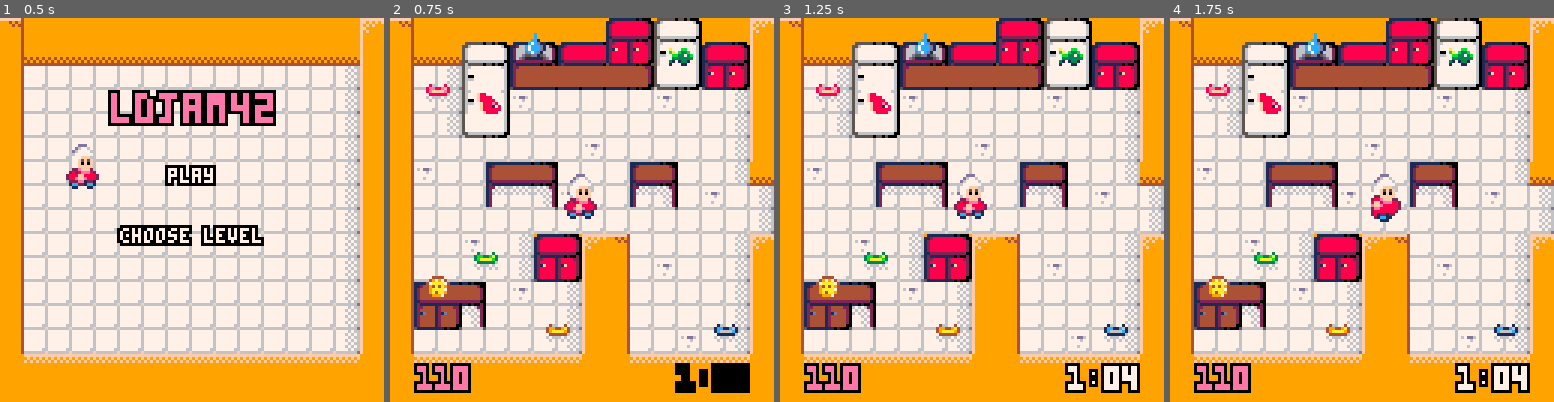
Above: before the commit, frames 1-4 (left to right).
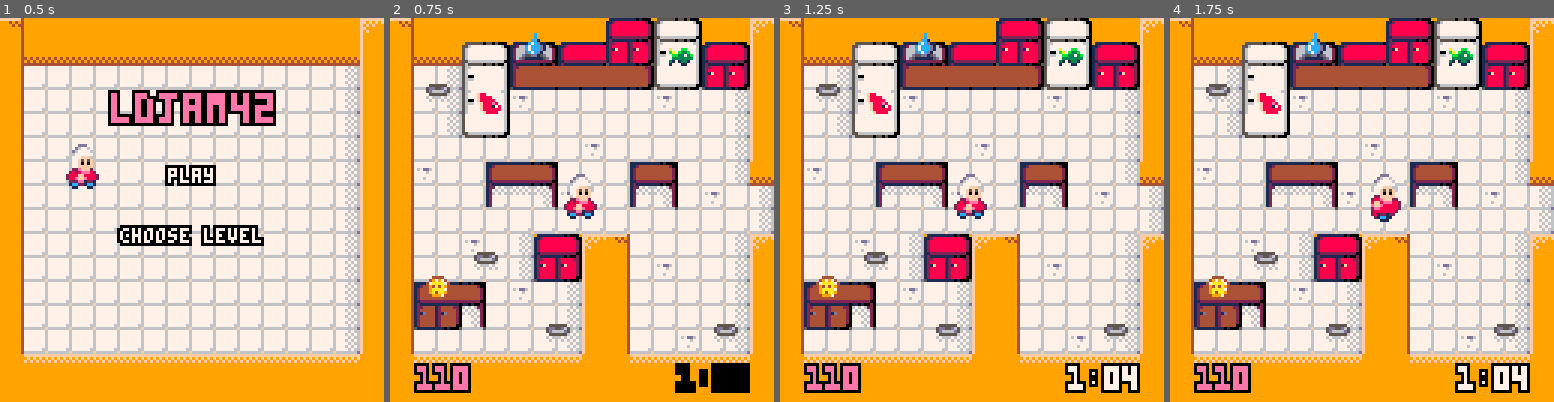
Above: after the commit, the same moments.

Repository: escargames/Cat-Lady-Simulator
Game: PICO-8 cartridge catlady.p8
Same seed, same stepped clock (60 frames per second), same inputs: the game is played once before the commit and once after it.
Inputs:
- Up to frame 1 (0.5 s): tap X (X key) at 0.33 s
- Up to frame 2 (0.75 s): tap O (Z key) at 0.7 s
- Up to frame 3 (1.25 s): tap X (X key) at 1.07 s
- Up to frame 4 (1.75 s): hold Right from 1.6 s (still down); tap O (Z key) at 1.7 s

Frame 1 is identical in both runs. In frame 2, 0.7% of the frame differs, in the area x 9-91%, y 17-83%; in frame 3, 0.7%; in frame 4, 0.7%.

Commit message:
We can put things in bowls now!

Diff:
--- a/catlady.p8
+++ b/catlady.p8
@@ -171,10 +171,10 @@
                   {x = 36, y = 98},
                   {x = 100, y = 106} }
         sspd = 1
-        sbowls = { { cx = 1.5, cy = 2.5, color = 0 },
-                   { cx = 3.5, cy = 9.5, color = 1 },
-                   { cx = 13.5, cy = 12.5, color = 2 },
-                   { cx = 6.5, cy = 12.5, color = 3 } }
+        sbowls = { { cx = 1.5, cy = 2.5 },
+                   { cx = 3.5, cy = 9.5 },
+                   { cx = 13.5, cy = 12.5 },
+                   { cx = 6.5, cy = 12.5 } }
         fscoremin = 100
         -- fish in fridge #0, meat in fridge #1, cookie in cupboard #3
         sresources = { fish = {0}, meat = {1}, cookie = {3} }
@@ -187,8 +187,8 @@
         scats = { {x = 19*8, y = 4*8, color = 1, dir = 1, want = 0},
                   {x = 20*8, y = 9*8, color = 2, dir = 1, want = 1} }
         sspd = 1
-        sbowls = { {cx = 23.5, cy = 5.5, color = 0},
-                   {cx = 26, cy = 9, color = 1} }
+        sbowls = { {cx = 23.5, cy = 5.5},
+                   {cx = 26, cy = 9} }
 
         fscoremin = 100
         sresources = { fish = {0}, meat = {1} }
@@ -212,7 +212,7 @@
 
     bowls = {}
     for i = 1, #desc.bowls do
-        add(bowls, {cx = desc.bowls[i].cx, cy = desc.bowls[i].cy, color = desc.bowls[i].color})
+        add(bowls, {cx = desc.bowls[i].cx, cy = desc.bowls[i].cy, color = 4})
     end
     score = 110
     scoremin = desc.scoremin
@@ -255,6 +255,8 @@
                 add(resources, {x = i * 8 + 9, y = j * 8 + 1, xcol = i * 8 + 8, ycol = j * 8 + 8, color = 2})
             elseif (tile == 36 or tile == 39) then -- this is a cupboard
                 if contains(desc.resources.cookie, ncupboards) then
+                    -- add two resources with different collisions because I can't make it work well :-(
+                    add(resources, {x = i * 8 + 8, y = j * 8 - 6, xcol = i * 8 + 8, ycol = j * 8 - 8, color = 3})
                     add(resources, {x = i * 8 + 8, y = j * 8 - 6, xcol = i * 8 + 8, ycol = j * 8, color = 3})
                 end
                 ncupboards += 1
@@ -576,13 +578,13 @@
         local t, col = player.charge.progress, 6 + rnd(2)
         local dx, dy = player.x - 8, player.y - 24
         for i=1,7 do if (i>t*28) palt(i, true) palt(i+7, true) else pal(i,0) pal(i+7,col) end
-        spr(70, dx + 8, dy, 1, 1)
+        spr(71, dx + 8, dy, 1, 1)
         for i=1,7 do if (i<14-t*28) palt(i, true) palt(i+7, true) else pal(i,0) pal(i+7,col) end
-        spr(70, dx + 8, dy + 8, 1, 1, false, true)
+        spr(71, dx + 8, dy + 8, 1, 1, false, true)
         for i=1,7 do if (i>t*28-14) palt(i, true) palt(i+7, true) else pal(i,0) pal(i+7,col) end
-        spr(70, dx, dy + 8, 1, 1, true, true)
+        spr(71, dx, dy + 8, 1, 1, true, true)
         for i=1,7 do if (i<28-t*28) palt(i, true) palt(i+7, true) else pal(i,0) pal(i+7,col) end
-        spr(70, dx, dy, 1, 1, true)
+        spr(71, dx, dy, 1, 1, true)
     end
     pal()
 end
@@ -718,12 +720,12 @@
 000000000000000065555550550500065111111111111110110100056666666f6666666f66666665000000000000000033333333333333333333333333333333
 bbbbb50005bbbbbb000000000000000000000000000000000000000000000000bbbbbbbbbbbbbbbb000000000000000000000000000000000000000000000000
 bbb006676600bbbb000000000000000000000000000000000000000000000000bbbbbbbbbbbbbbbb000000000000000000000000000000000000000000000000
-bb06777777760bbb080000800300003001000010040000401230000000000000bbbbbbbbbbbbbbbb000000000000000000000000000000000000000000000000
-b5677777777765bb8ee88ef83bb33ba31cc11c61499449a489a3400000000000bbbbbbbbbbb0bb0b000000000000000000000000000000000000000000000000
-b0677777777760bb8effffe83baaaab31c6666c149aaaa9489abb50000000000bbbbbbbbbb09b090000000000000000000000000000000000000000000000000
-b0777777777770bb088888860333333601111116044444468abbcc5000000000bbbbbbbbb0490490000000000000000000000000000000000000000000000000
-b0677777777760bb606060606060606060606060606060609accddd600000000bbbbbbbbb0919190000000000000000000000000000000000000000000000000
-b5677777777765bb06060606060606060606060606060606cddeeee700000000bbbb000000909090000000000000000000000000000000000000000000000000
+bb06777777760bbb088888800333333001111110044444400555555012300000bbbbbbbbbbbbbbbb000000000000000000000000000000000000000000000000
+b5677777777765bb8ee88ef83bb33ba31cc11c61499449a45dd55d6589a34000bbbbbbbbbbb0bb0b000000000000000000000000000000000000000000000000
+b0677777777760bb8effffe83baaaab31c6666c149aaaa945d6666d589abb500bbbbbbbbbb09b090000000000000000000000000000000000000000000000000
+b0777777777770bb08888886033333360111111604444446055555568abbcc50bbbbbbbbb0490490000000000000000000000000000000000000000000000000
+b0677777777760bb60606060606060606060606060606060606060609accddd6bbbbbbbbb0919190000000000000000000000000000000000000000000000000
+b5677777777765bb0606060606060606060606060606060606060606cddeeee7bbbb000000909090000000000000000000000000000000000000000000000000
 bb06777777760bbbf880000000000000000c0000004444000000000000000000bbb0444949999990000000000000000000000000000000000000000000000000
 bbb506777605bbbbf8888000a000bb00000c0000049797400000000000000000bb0949494999900b000000000000000000000000000000000000000000000000
 bbbbb05770bbbbbbf8888800ba0b33b000cc100047aaaa740000000000000000bb04949999990bbb000000000000000000000000000000000000000000000000
